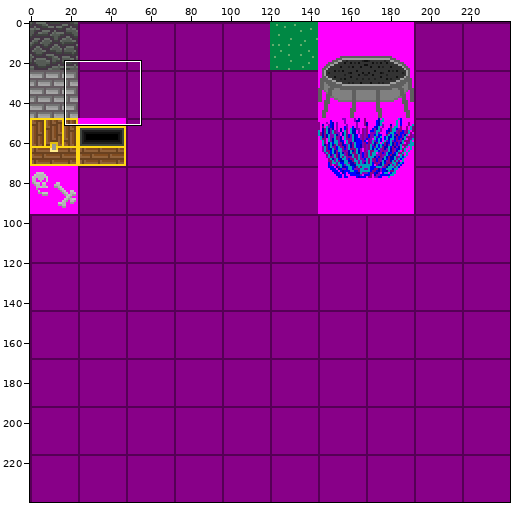
One commit to this sprite sheet: res/gfx/tiles.png. The picture above shows the old version from afar; the outline marks the close-up.
Close-up. Before the commit:
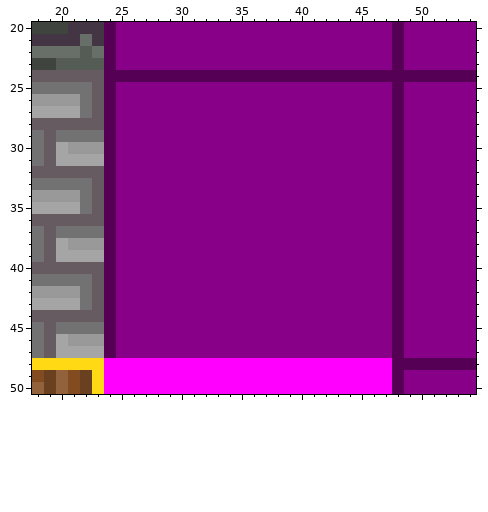
The file is 240x240 pixels. Colours within 5 levels of each other are drawn and written as one. Shown: x 18..54, y 20..50.
The result:
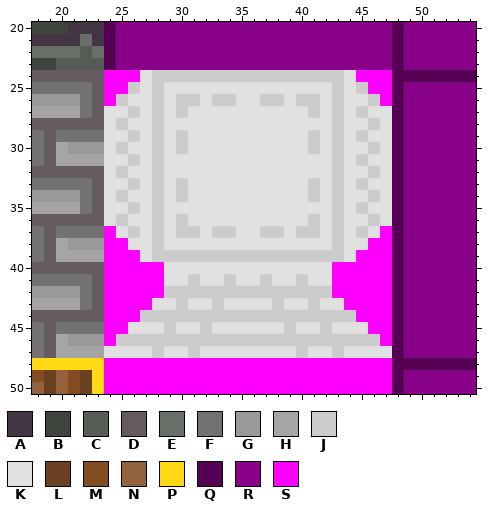
Palette (. is transparent): A #433543  B #3f443f  C #555b55  D #655b61  E #686f68  F #727272  G #999999  H #a5a5a5  J #cccccc  K #e0e0e0  L #694120  M #824c20  N #91623b  P #ffd914  Q #550055  R #880088  S #ff00ff
Diff:
Changed rows in their new state; - is an unchanged pixel.
first column x 24:
24 SSSKJJJJJJJJJJJJJJJJKSSS
25 SSJKJKKKKKKKKKKKKKKJKJSS
26 SJKKJKJJKJJKKJJKJJKJKKJS
27 KKJKJKJKKKKKKKKKKJKJKJKK
28 KJKKJKKKKKKKKKKKKKKJKKJK
29 KKJKJKJKKKKKKKKKKJKJKJKK
30 KJKKJKJKKKKKKKKKKJKJKKJK
31 KKJKJKKKKKKKKKKKKKKJKJKK
32 KJKKJKKKKKKKKKKKKKKJKKJK
33 KKJKJKJKKKKKKKKKKJKJKJKK
34 KJKKJKJKKKKKKKKKKJKJKKJK
35 KKJKJKKKKKKKKKKKKKKJKJKK
36 KJKKJKJKKKKKKKKKKJKJKKJK
37 SKJKJKJJKJJKKJJKJJKJKJKS
38 SSKKJKKKKKKKKKKKKKKJKKSS
39 SSSKJJJJJJJJJJJJJJJJKSSS
40 SSSSSKKKKKKKKKKKKKKSSSSS
41 SSSSSKKJKKJKKJKKJKKSSSSS
42 SSSSSJJJJJJJJJJJJJJSSSSS
43 SSSSKKJKKJKKKKJKKJKKSSSS
44 SSSJJJJJJJJJJJJJJJJJJSSS
45 SSKKKJKKJKKKKKKJKKJKKKSS
46 SJJJJJJJJJJJJJJJJJJJJJJS
47 KKKKJKKJKKKKKKKKJKKJKKKK
Pixel boxes of the changes (left, top, right, bottom) in both close-ups:
changed: (104, 70, 392, 358)
